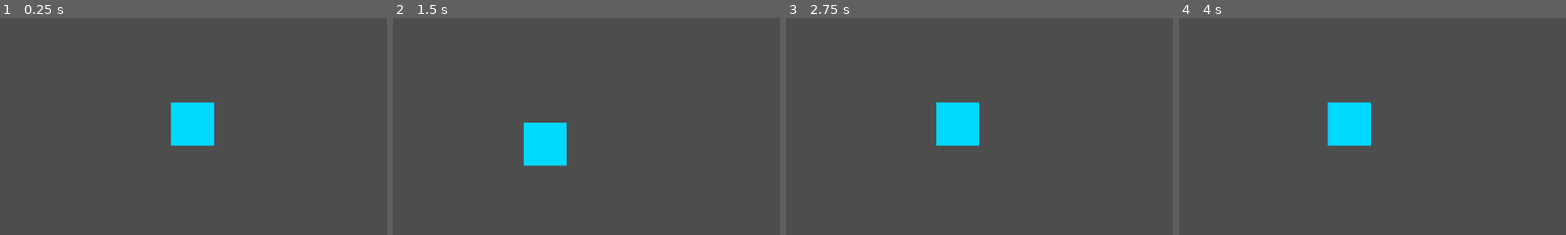
Above: before the commit, frames 1-4 (left to right).
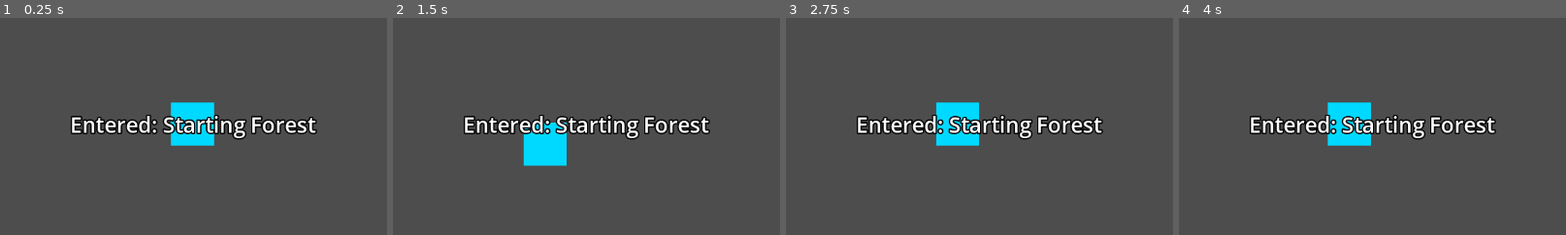
Above: after the commit, the same moments.

Repository: HoangAnhWilliam/Rescue-the-idol-godot
Game: Godot game, scene res://scenes/main.tscn
The game is run twice, just before and just after one commit, with the same random seed, the same clock (stepped at 60 frames per second) and the same inputs.
Inputs:
- Up to frame 1 (0.25 s): no input
- Up to frame 2 (1.5 s): tap Enter at 0.5 s; hold D (move_right) 0.53-1.28 s; tap E (interact) at 0.6, 1.35 s; hold S (move_down) from 1.28 s (still down)
- Up to frame 3 (2.75 s): release S (move_down) at 2.03 s; hold D (move_right) from 2.03 s (still down); tap E (interact) at 2.1 s
- Up to frame 4 (4 s): tap Space (special_skill) at 2.75 s; release D (move_right) at 2.78 s; hold W (move_up) 2.78-3.53 s; tap E (interact) at 2.85, 3.6 s; tap Enter at 3.5 s; hold A (move_left) from 3.53 s (still down)
The pictures show only the part of the screen within x 25-75%, y 26-76%; the shares and areas given below are measured in that part.

The runs differ from the first frame. In frame 1, 3.6% of the frame differs, in the area x 18-82%, y 44-57%; in frame 2, 3.5%; in frame 3, 3.6%; in frame 4, 3.6%.

Commit message:
Add biome notification

Diff:
--- a/scenes/main.tscn
+++ b/scenes/main.tscn
@@ -1,12 +1,23 @@
-[gd_scene load_steps=6 format=3 uid="uid://c5q3gxjbs06r7"]
+[gd_scene load_steps=7 format=3 uid="uid://c5q3gxjbs06r7"]
 
 [ext_resource type="PackedScene" uid="uid://b2ai7uclsnr38" path="res://scenes/player/player.tscn" id="1_o5qli"]
+[ext_resource type="Script" uid="uid://6v2uposqi627" path="res://scripts/biome_background.gd" id="1_tefeu"]
 [ext_resource type="Script" uid="uid://blovmg3iws7j8" path="res://scripts/enemy_spawner.gd" id="2_sugp2"]
 [ext_resource type="PackedScene" uid="uid://dqgv3u1riibqd" path="res://scenes/ui/hud.tscn" id="3_jyhfs"]
 [ext_resource type="PackedScene" uid="uid://cekjlfyi6xt4g" path="res://scenes/ui/upgrade_menu.tscn" id="3_sugp2"]
 [ext_resource type="Script" uid="uid://pfvp4p5722o0" path="res://scripts/biome_generator.gd" id="5_tbgi4"]
 
 [node name="Main" type="Node2D"]
+
+[node name="BiomeBackground" type="ColorRect" parent="."]
+z_index = -10
+anchors_preset = 15
+anchor_right = 1.0
+anchor_bottom = 1.0
+grow_horizontal = 2
+grow_vertical = 2
+color = Color(0, 0.78431374, 0, 1)
+script = ExtResource("1_tefeu")
 
 [node name="Player" parent="." groups=["player"] instance=ExtResource("1_o5qli")]
 
@@ -20,4 +31,22 @@
 
 [node name="HUD" parent="UI" instance=ExtResource("3_jyhfs")]
 
+[node name="BiomeNotification" type="Label" parent="UI/HUD"]
+layout_mode = 1
+anchors_preset = 8
+anchor_left = 0.5
+anchor_top = 0.5
+anchor_right = 0.5
+anchor_bottom = 0.5
+offset_left = -182.5
+offset_top = -22.5
+offset_right = 182.5
+offset_bottom = 22.5
+grow_horizontal = 2
+grow_vertical = 2
+theme_override_constants/outline_size = 8
+theme_override_font_sizes/font_size = 32
+text = "Entered: Starting Forest"
+horizontal_alignment = 1
+
 [node name="UpgradeMenu" parent="." groups=["upgrade_menu"] instance=ExtResource("3_sugp2")]
--- /dev/null
+++ b/scripts/biome_background.gd
@@ -0,0 +1,41 @@
+extends ColorRect
+
+var biome_generator: BiomeGenerator
+var tween: Tween
+
+func _ready():
+	# Set to back
+	z_index = -10
+
+	# Wait for biome generator
+	await get_tree().process_frame
+	biome_generator = get_tree().get_first_node_in_group("biome_generator")
+
+	if biome_generator:
+		biome_generator.biome_changed.connect(_on_biome_changed)
+
+		# Set initial color
+		var current = biome_generator.get_current_biome()
+		if current:
+			color = current.color.darkened(0.7)  # Tối hơn để không chói
+
+		print("BiomeBackground ready!")
+
+func _on_biome_changed(old_biome, new_biome):
+	if not new_biome:
+		return
+
+	# Smooth color transition
+	var target_color = new_biome.color.darkened(0.7)
+
+	# Stop old tween
+	if tween:
+		tween.kill()
+
+	# Create new tween
+	tween = create_tween()
+	tween.set_trans(Tween.TRANS_SINE)
+	tween.set_ease(Tween.EASE_IN_OUT)
+	tween.tween_property(self, "color", target_color, 1.0)
+
+	print("Background changing to: ", new_biome.name)
--- /dev/null
+++ b/scripts/biome_notification.gd
@@ -0,0 +1,39 @@
+extends Label
+
+var biome_generator: BiomeGenerator
+
+func _ready():
+	# Hide initially
+	modulate.a = 0.0
+
+	# Wait for biome generator
+	await get_tree().process_frame
+	biome_generator = get_tree().get_first_node_in_group("biome_generator")
+
+	if biome_generator:
+		biome_generator.biome_changed.connect(_on_biome_changed)
+		print("BiomeNotification ready!")
+
+func _on_biome_changed(old_biome, new_biome):
+	if not new_biome:
+		return
+
+	# Update text and color
+	text = "Entered: " + new_biome.name
+	modulate = new_biome.color
+
+	# Animate
+	var tween = create_tween()
+	tween.set_trans(Tween.TRANS_BOUNCE)
+	tween.set_ease(Tween.EASE_OUT)
+
+	# Fade in
+	tween.tween_property(self, "modulate:a", 1.0, 0.3)
+	tween.tween_property(self, "scale", Vector2(1.2, 1.2), 0.2)
+	tween.tween_property(self, "scale", Vector2(1.0, 1.0), 0.2)
+
+	# Wait
+	tween.tween_interval(2.0)
+
+	# Fade out
+	tween.tween_property(self, "modulate:a", 0.0, 0.5)
Not shown, added: scripts/biome_background.gd.uid
Not shown, added: scripts/biome_notification.gd.uid
